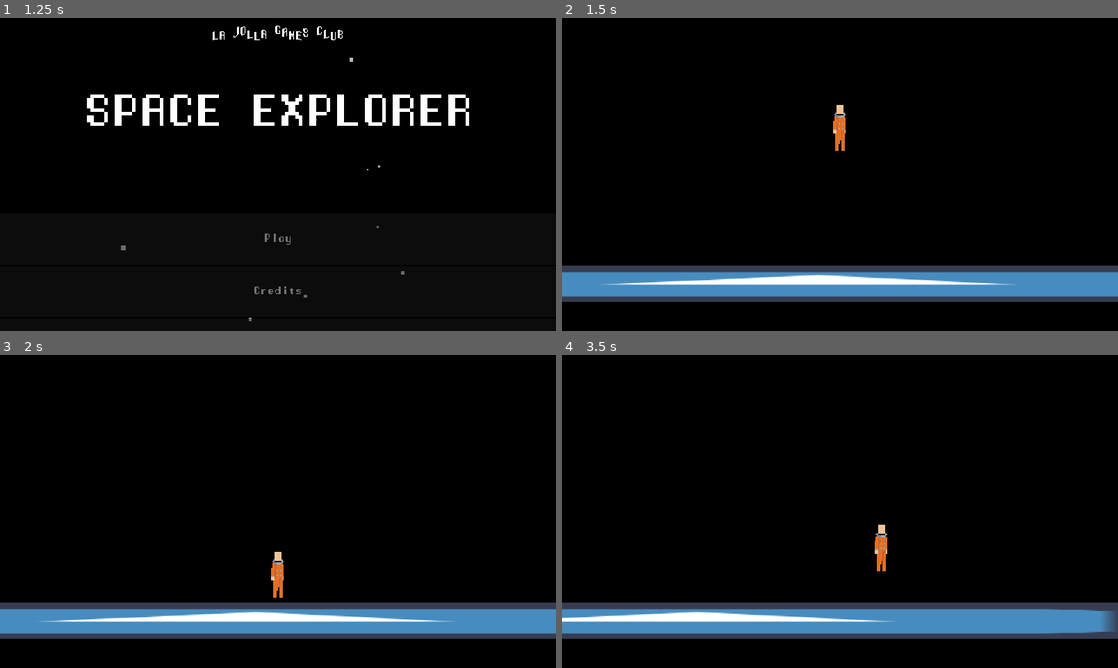
Above: before the commit, frames 1-4 (two rows, left to right).
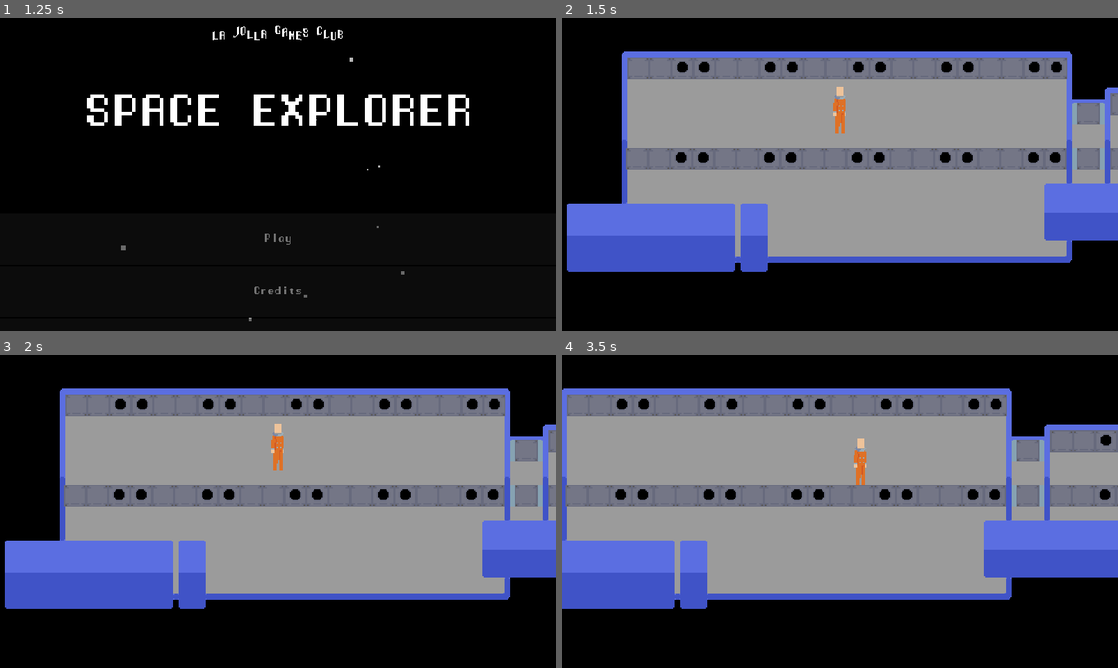
Above: after the commit, the same moments.

Repository: lajollagamesclub/week-135
Game: Godot game, scene res://TitleScreen.tscn
Same seed, same stepped clock (60 frames per second), same inputs: the game is played once before the commit and once after it. The engine's default icon, where the game draws it, is replaced by a stand-in: a white triangle on a blue panel in a dark square.
Inputs:
- Up to frame 1 (1.25 s): hold D (g_right) from 0.53 s (still down); tap Space (g_jump, bound only before the commit) at 0.6, 0.77, 1.07 s
- Up to frame 2 (1.5 s): release D (g_right) at 1.25 s; click "Play" at 1.25 s
- Up to frame 3 (2 s): no input
- Up to frame 4 (3.5 s): hold S (g_down, bound only after the commit) 2.03-2.78 s; tap Space (g_jump, bound only before the commit) at 2.1, 2.27, 2.57, 2.85 s; hold D (g_right) from 2.78 s (still down)

Frame 1 is identical in both runs. In frame 2, 71% of the frame differs, in the area x 0-100%, y 10-91%; in frame 3, 71%; in frame 4, 74%.

Commit message:
Add basic collision shapes and top down movement

Diff:
--- a/src/EventManager.gd
+++ b/src/EventManager.gd
@@ -1 +1,9 @@
 extends Node
+
+
+
+func _ready():
+	wakeup()
+
+func wakeup():
+	pass
--- a/src/Game.tscn
+++ b/src/Game.tscn
@@ -1,18 +1,12 @@
-[gd_scene load_steps=10 format=2]
+[gd_scene load_steps=8 format=2]
 
 [ext_resource path="res://Player.gd" type="Script" id=1]
-[ext_resource path="res://icon.png" type="Texture" id=2]
 [ext_resource path="res://default_theme.tres" type="Theme" id=3]
 [ext_resource path="res://player.png" type="Texture" id=4]
+[ext_resource path="res://ship.png" type="Texture" id=5]
 
 [sub_resource type="RectangleShape2D" id=1]
-extents = Vector2( 20.8873, 83.9036 )
-
-[sub_resource type="SegmentShape2D" id=5]
-b = Vector2( 0, 1080 )
-
-[sub_resource type="RectangleShape2D" id=2]
-extents = Vector2( 1910.79, 76.1891 )
+extents = Vector2( 15.9749, 33.994 )
 
 [sub_resource type="Animation" id=3]
 resource_name = "hide_textbox"
@@ -46,12 +40,22 @@
 
 [node name="Game" type="Node2D"]
 
+[node name="Ship" type="StaticBody2D" parent="."]
+
+[node name="Sprite" type="Sprite" parent="Ship"]
+scale = Vector2( 4, 4 )
+texture = ExtResource( 5 )
+centered = false
+
+[node name="TopHalf" type="CollisionPolygon2D" parent="Ship"]
+polygon = PoolVector2Array( 259.247, 449.195, 260.413, 211.26, 1775.15, 213.225, 1777.72, 362.408, 1812.75, 367.485, 1913.19, 369.267, 1914.04, 335.829, 3149.5, 335.924, 3148.76, 446.188, 3180.37, 338.129, 3145.02, 190.626, 838.503, 40.3099, 138.698, 155.552, 157.07, 439.483 )
+
+[node name="MiddleWall" type="CollisionPolygon2D" parent="Ship"]
+polygon = PoolVector2Array( 256.371, 448.894, 253.213, 522.578, 3148.47, 521.368, 3149.52, 448.736 )
+
 [node name="Player" type="KinematicBody2D" parent="."]
 position = Vector2( 994.391, 315.811 )
 script = ExtResource( 1 )
-
-[node name="CollisionShape2D" type="CollisionShape2D" parent="Player"]
-shape = SubResource( 1 )
 
 [node name="Camera2D" type="Camera2D" parent="Player"]
 current = true
@@ -65,30 +69,9 @@
 scale = Vector2( 4, 4 )
 texture = ExtResource( 4 )
 
-[node name="LeftBound" type="StaticBody2D" parent="."]
-
-[node name="CollisionShape2D" type="CollisionShape2D" parent="LeftBound"]
-shape = SubResource( 5 )
-
-[node name="RightBound" type="StaticBody2D" parent="."]
-position = Vector2( 3840, 0 )
-
-[node name="CollisionShape2D" type="CollisionShape2D" parent="RightBound"]
-shape = SubResource( 5 )
-
-[node name="TestingPlatform" type="StaticBody2D" parent="."]
-position = Vector2( 1000.29, 916.19 )
-__meta__ = {
-"_edit_group_": true
-}
-
-[node name="CollisionShape2D" type="CollisionShape2D" parent="TestingPlatform"]
-shape = SubResource( 2 )
-
-[node name="Sprite" type="Sprite" parent="TestingPlatform"]
-position = Vector2( -113.843, 3.38554e-05 )
-scale = Vector2( 63.2581, 1.94869 )
-texture = ExtResource( 2 )
+[node name="CollisionShape2D" type="CollisionShape2D" parent="Player"]
+position = Vector2( -0.0471191, 48.0637 )
+shape = SubResource( 1 )
 
 [node name="UI" type="CanvasLayer" parent="."]
 
--- a/src/Player.gd
+++ b/src/Player.gd
@@ -1,36 +1,26 @@
 extends KinematicBody2D
 
 enum STATES {
-	platformer_b4_infected,
-	platformer,
-	throwing
+	top_down
 }
 
-var accel: Vector2 = Vector2(0.0, 4000)
+#var accel: Vector2 = Vector2(0.0, 0.0)
 var vel: Vector2 = Vector2()
-var current_state: int = STATES.platformer_b4_infected
+var current_state: int = STATES.top_down
 
 func _physics_process(delta):
 	match current_state:
-		STATES.platformer_b4_infected, STATES.platformer:
+		STATES.top_down:
 			var horizontal: float = float(Input.is_action_pressed("g_right")) - float(Input.is_action_pressed("g_left"))
+			var vertical: float = float(Input.is_action_pressed("g_down")) - float(Input.is_action_pressed("g_up"))
 
-			if horizontal < 0:
+			if horizontal < 0.0:
 				$Sprite.flip_h = true
-			elif horizontal > 0:
+			elif horizontal > 0.0:
 				$Sprite.flip_h = false
 
-			# move slower after infection
-			var move_velocity: float = 0.0
-			if current_state == STATES.platformer_b4_infected:
-				move_velocity = 800.0
-			else:
-				move_velocity = 300.0
+			var move_speed: float = 400.0
 
-			vel += accel*delta
-			vel.x = horizontal*move_velocity
+			vel = Vector2(horizontal, vertical)*move_speed
 
-			if Input.is_action_just_pressed("g_jump"):
-				vel.y = -900.0
-
-			vel = move_and_slide(vel, Vector2(0.0, 1.0))
+			vel = move_and_slide(vel)
--- a/src/project.godot
+++ b/src/project.godot
@@ -26,6 +26,29 @@
 window/stretch/mode="2d"
 window/stretch/aspect="keep"
 
+[importer_defaults]
+
+texture={
+"compress/bptc_ldr": 0,
+"compress/hdr_mode": 0,
+"compress/lossy_quality": 0.7,
+"compress/mode": 0,
+"compress/normal_map": 0,
+"detect_3d": false,
+"flags/anisotropic": false,
+"flags/filter": false,
+"flags/mipmaps": false,
+"flags/repeat": 0,
+"flags/srgb": 2,
+"process/HDR_as_SRGB": false,
+"process/fix_alpha_border": true,
+"process/invert_color": false,
+"process/premult_alpha": false,
+"size_limit": 0,
+"stream": false,
+"svg/scale": 1.0
+}
+
 [input]
 
 g_left={
@@ -40,11 +63,16 @@
 , Object(InputEventKey,"resource_local_to_scene":false,"resource_name":"","device":0,"alt":false,"shift":false,"control":false,"meta":false,"command":false,"pressed":false,"scancode":16777233,"unicode":0,"echo":false,"script":null)
  ]
 }
-g_jump={
+g_up={
 "deadzone": 0.5,
-"events": [ Object(InputEventKey,"resource_local_to_scene":false,"resource_name":"","device":0,"alt":false,"shift":false,"control":false,"meta":false,"command":false,"pressed":false,"scancode":32,"unicode":0,"echo":false,"script":null)
-, Object(InputEventKey,"resource_local_to_scene":false,"resource_name":"","device":0,"alt":false,"shift":false,"control":false,"meta":false,"command":false,"pressed":false,"scancode":87,"unicode":0,"echo":false,"script":null)
+"events": [ Object(InputEventKey,"resource_local_to_scene":false,"resource_name":"","device":0,"alt":false,"shift":false,"control":false,"meta":false,"command":false,"pressed":false,"scancode":87,"unicode":0,"echo":false,"script":null)
 , Object(InputEventKey,"resource_local_to_scene":false,"resource_name":"","device":0,"alt":false,"shift":false,"control":false,"meta":false,"command":false,"pressed":false,"scancode":16777232,"unicode":0,"echo":false,"script":null)
+ ]
+}
+g_down={
+"deadzone": 0.5,
+"events": [ Object(InputEventKey,"resource_local_to_scene":false,"resource_name":"","device":0,"alt":false,"shift":false,"control":false,"meta":false,"command":false,"pressed":false,"scancode":83,"unicode":0,"echo":false,"script":null)
+, Object(InputEventKey,"resource_local_to_scene":false,"resource_name":"","device":0,"alt":false,"shift":false,"control":false,"meta":false,"command":false,"pressed":false,"scancode":16777234,"unicode":0,"echo":false,"script":null)
  ]
 }
 
